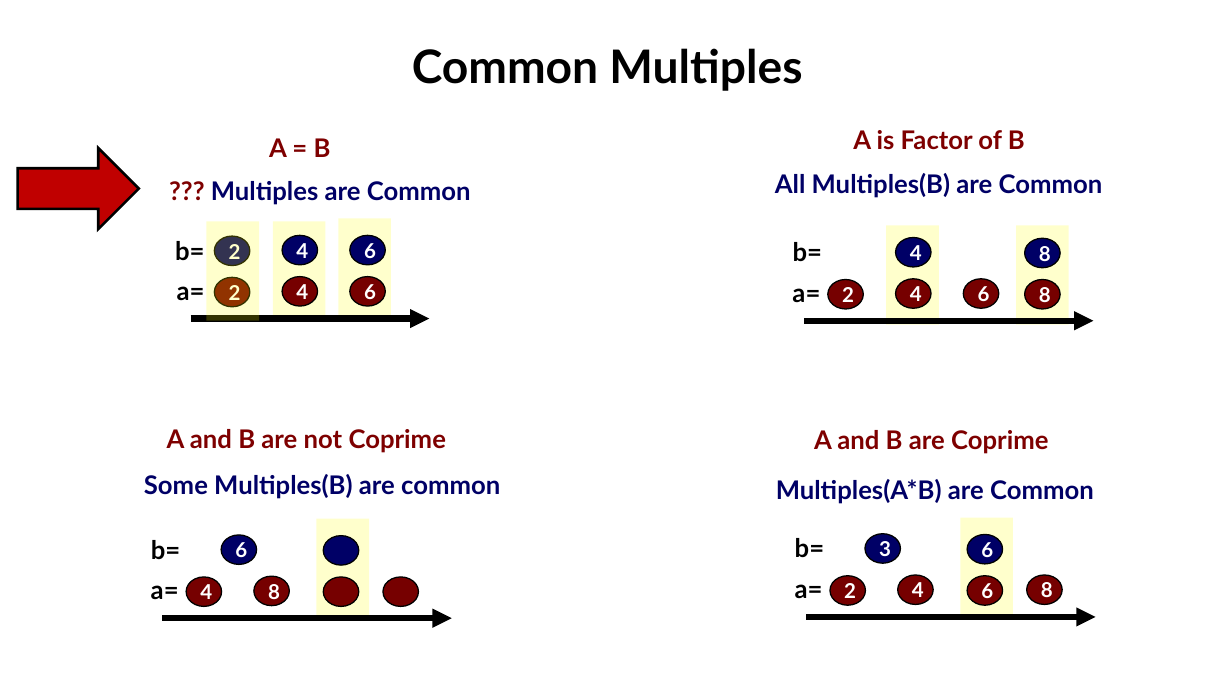
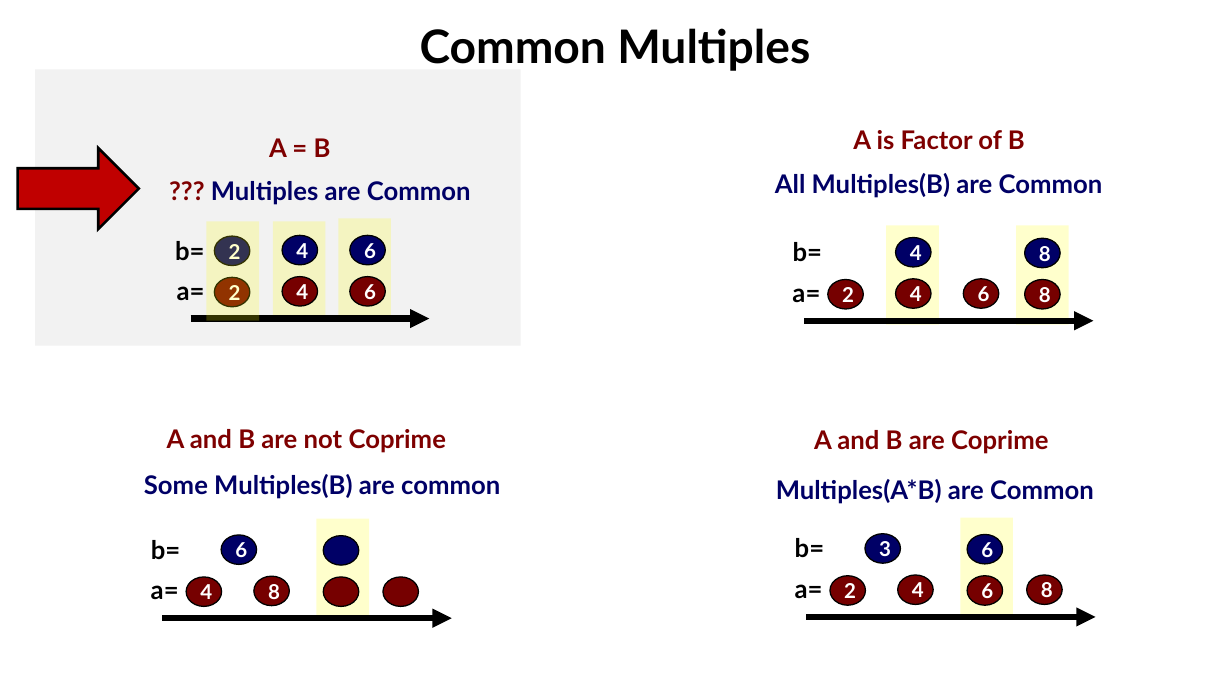
Before and after one commit to valdas1966/myq, a slide deck: slide 17 of Images/Mathematics/Numbers/For Pictures.pptx (slide 23 before the commit). Drawn at 1232x693 pixels with LibreOffice and Linux fonts; fonts in the diff are those of the drawing. Boxes give left, top, right and bottom in pixels: in the first picture for what was removed or moved away, otherwise in the second. Text is boxed around its words. In the diff, an @@ line names an element or a change of style, - is before the commit and + after.

```diff
--- a/Images/Mathematics/Numbers/For Pictures.pptx
+++ b/Images/Mathematics/Numbers/For Pictures.pptx
@@ text "Common Multiples": place and size @@
-text "Common Multiples" at box(412, 48, 802, 91)
+text "Common Multiples" at box(420, 28, 810, 71)
@@ rectangle added at box(35, 69, 521, 346), fill #F2F2F2 @@
```
Also in this commit, not shown: 1 other slide changed, 10 slides removed, 2 other files.
